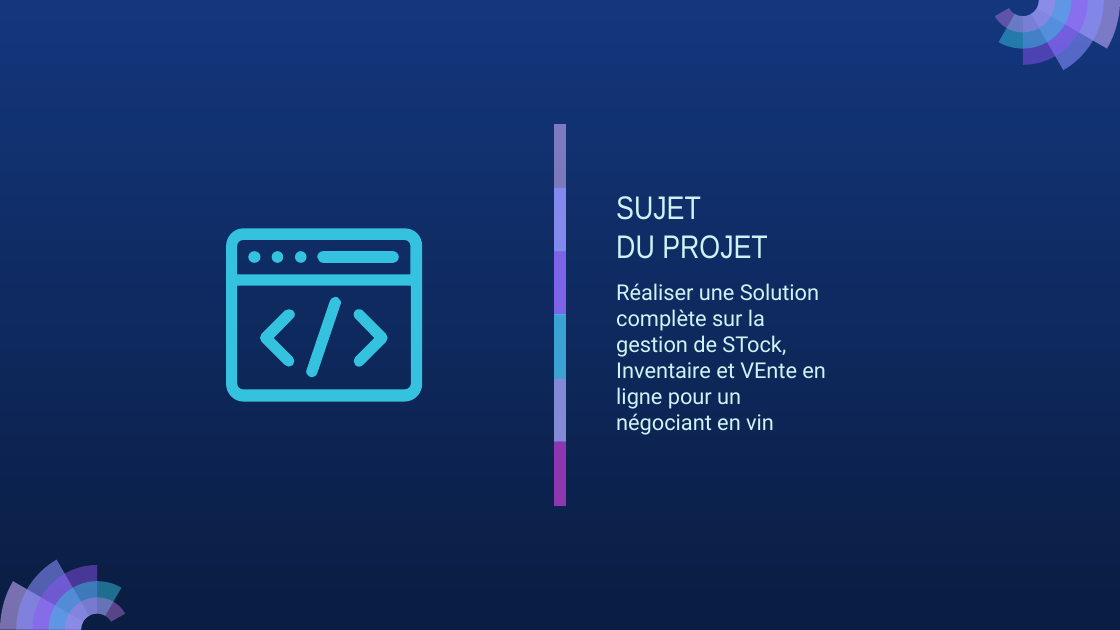
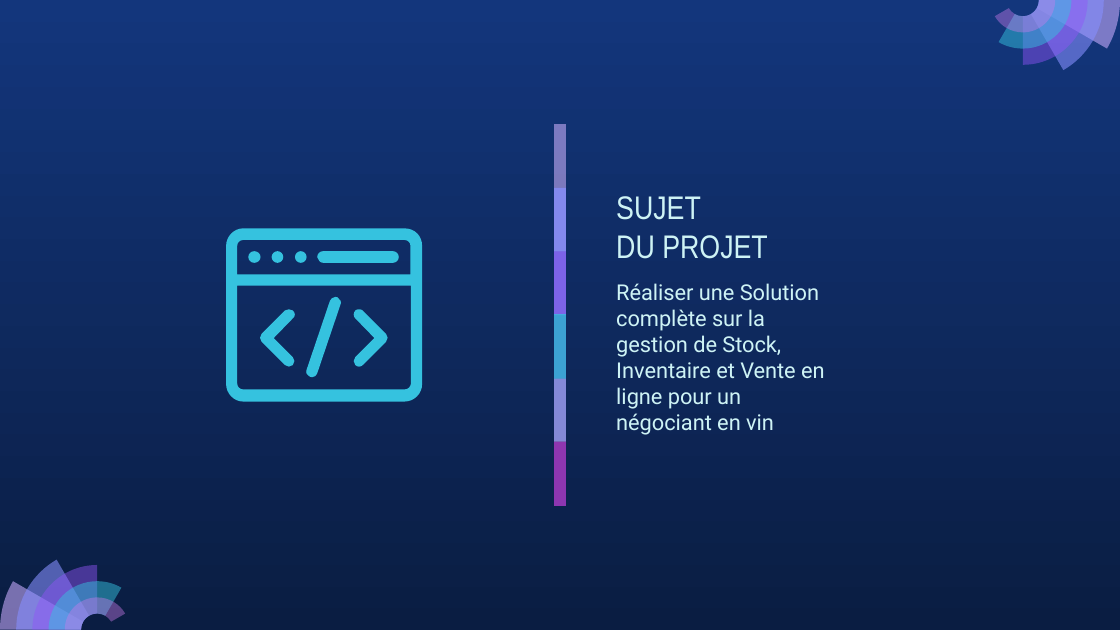
Before and after one commit to arthurquoise/stive, a slide deck: slide 4 of Présentation_STIVE.pptx. Drawn at 1120x630 pixels with LibreOffice and Linux fonts; fonts in the diff are those of the drawing. Boxes give left, top, right and bottom in pixels: in the first picture for what was removed or moved away, otherwise in the second. Text is boxed around its words. In the diff, an @@ line names an element or a change of style, - is before the commit and + after.

```diff
--- a/Présentation_STIVE.pptx
+++ b/Présentation_STIVE.pptx
@@ text at box(616, 283, 825, 435): text changed @@
-Réaliser une Solution complète sur la gestion de STock, Inventaire et VEnte en ligne pour un négociant en vin
+Réaliser une Solution complète sur la gestion de Stock, Inventaire et Vente en ligne pour un négociant en vin
```
Also in this commit, not shown: 1 other slide changed.
